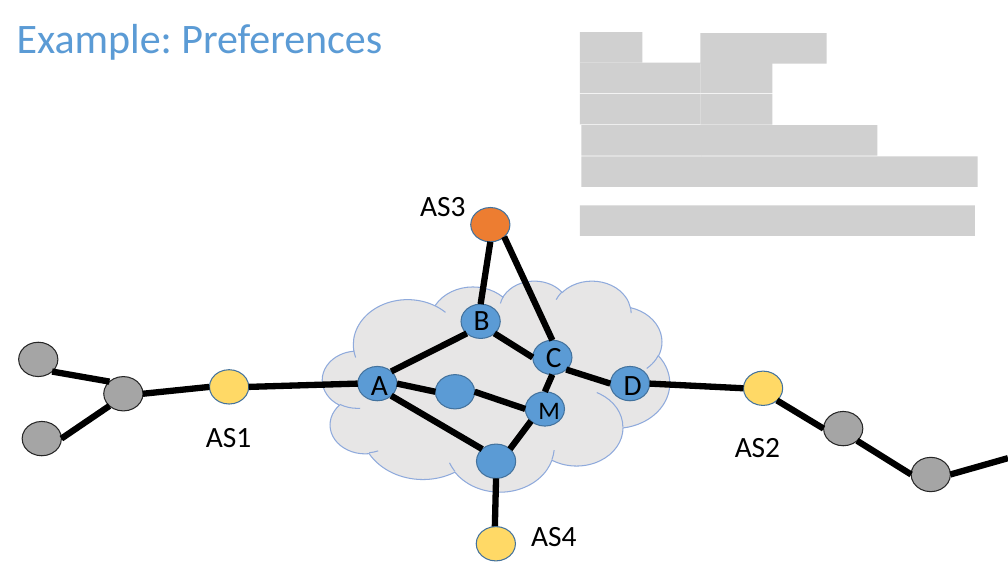
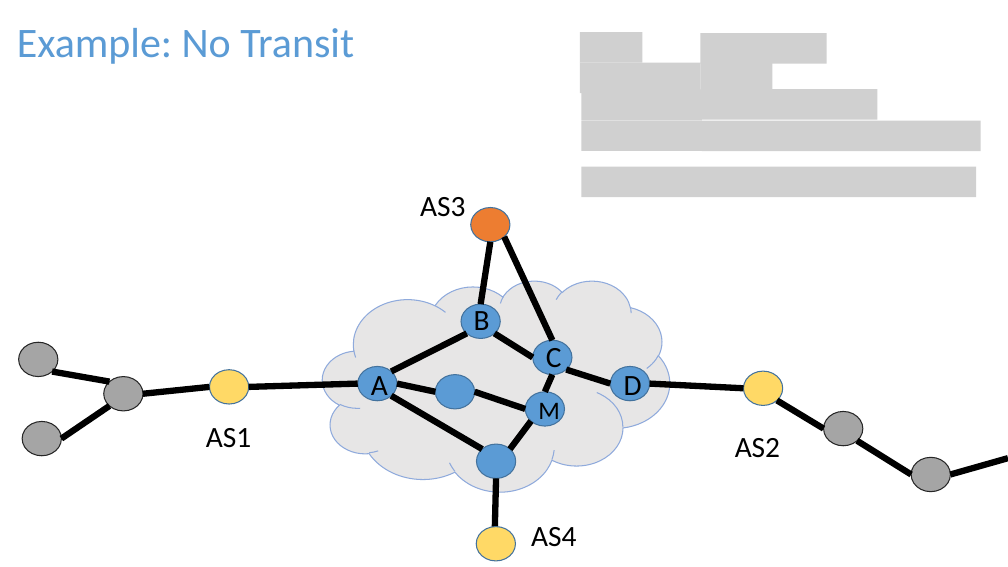
Before and after one commit to rabeckett/propane, a slide deck: slide 7 of notes/demo/Properties.pptx (slide 8 before the commit). Drawn at 1008x567 pixels with LibreOffice and Linux fonts; fonts in the diff are those of the drawing; grey boxes stand for pictures. Boxes give left, top, right and bottom in pixels: in the first picture for what was removed or moved away, otherwise in the second. Text is boxed around its words. In the diff, an @@ line names an element or a change of style, - is before the commit and + after.

```diff
--- a/notes/demo/Properties.pptx
+++ b/notes/demo/Properties.pptx
@@ text at bbox=[17, 28, 354, 64]: text changed @@
-Example: Preferences
+Example: No Transit
@@ picture: place and size @@
-picture at bbox=[580, 94, 700, 124]
+picture at bbox=[582, 89, 702, 119]
@@ picture added at bbox=[702, 89, 877, 119] @@
@@ picture removed at bbox=[701, 94, 773, 124] @@
@@ picture: place and size @@
-picture at bbox=[582, 125, 702, 155]
+picture at bbox=[582, 120, 702, 150]
@@ picture: place and size @@
-picture at bbox=[702, 125, 877, 155]
+picture at bbox=[702, 121, 981, 151]
@@ picture removed at bbox=[582, 157, 702, 187] @@
@@ picture added at bbox=[582, 166, 976, 197] @@
@@ picture removed at bbox=[702, 157, 978, 187] @@
@@ picture removed at bbox=[580, 206, 975, 236] @@
```
Also in this commit, not shown: 7 other slides changed, 4 slides added, 3 slides removed, 16 other files.
